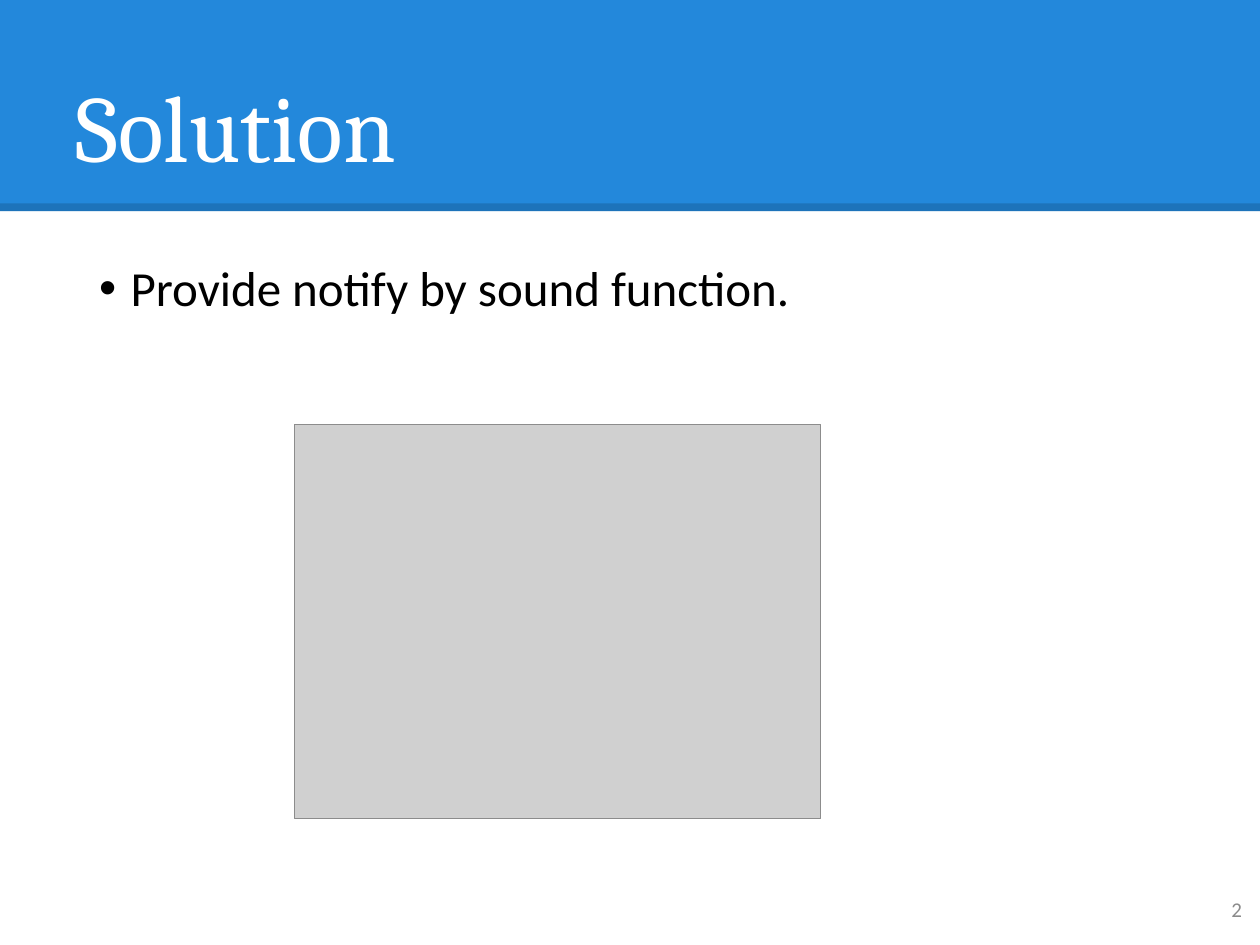
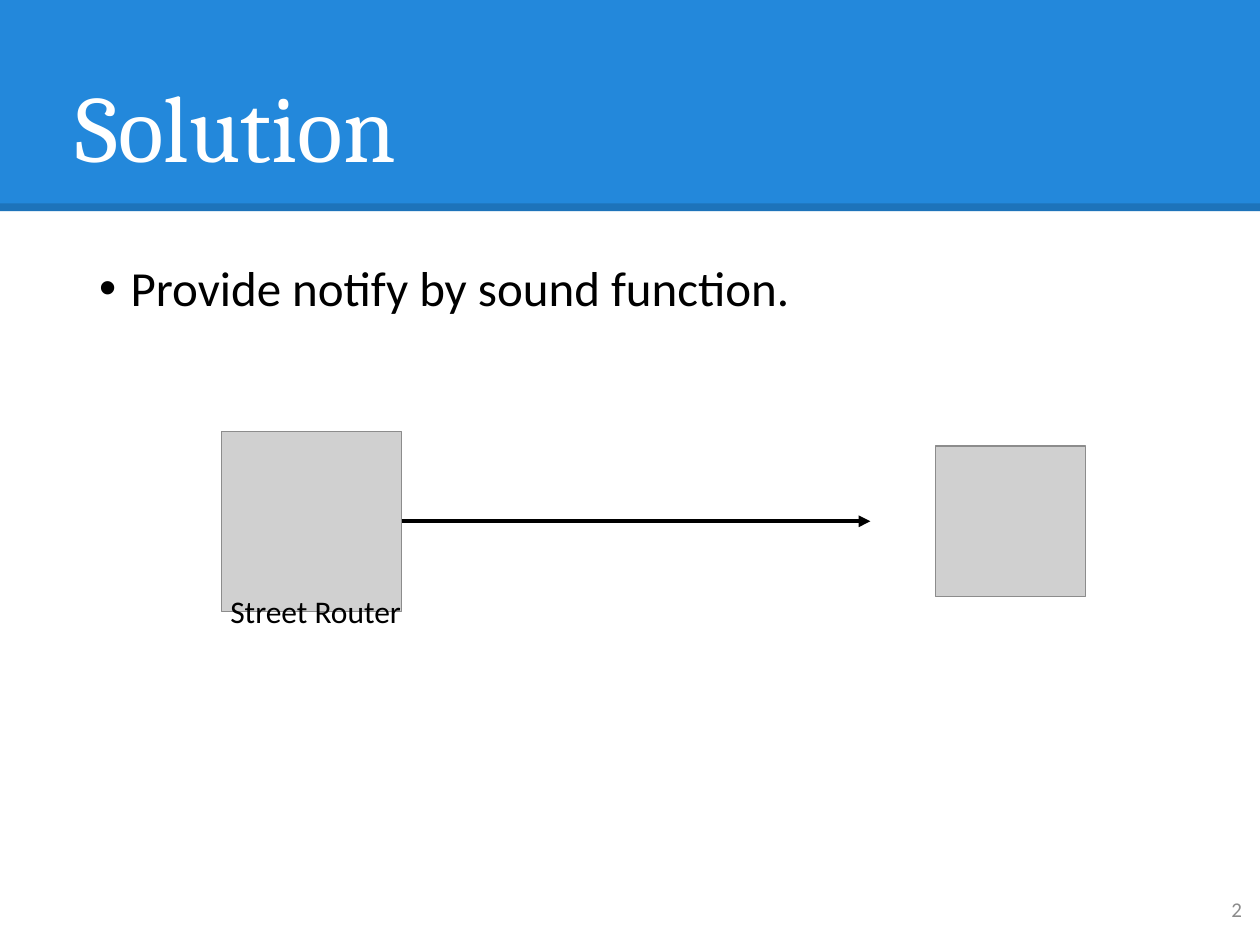
Before and after one commit to hqt/street-router, a slide deck: slide 2 of Document/presentation/nam/voice notify.pptx. Drawn at 1260x945 pixels with LibreOffice and Linux fonts; fonts in the diff are those of the drawing; grey boxes stand for pictures. Boxes give left, top, right and bottom in pixels: in the first picture for what was removed or moved away, otherwise in the second. Text is boxed around its words. In the diff, an @@ line names an element or a change of style, - is before the commit and + after.

```diff
--- a/Document/presentation/nam/voice notify.pptx
+++ b/Document/presentation/nam/voice notify.pptx
@@ picture added at [222,431,402,611] @@
@@ picture removed at [295,425,822,819] @@
@@ picture added at [935,446,1086,597] @@
@@ arrow added from (402, 522) to (871, 522), #000000 2.25 pt @@
@@ text added at [230,602,401,631], 18 pt, text #000000 @@
+Street Router
```
Also in this commit, not shown: 1 other slide changed, 9 slides added, 4 slides removed, 1 other file.
